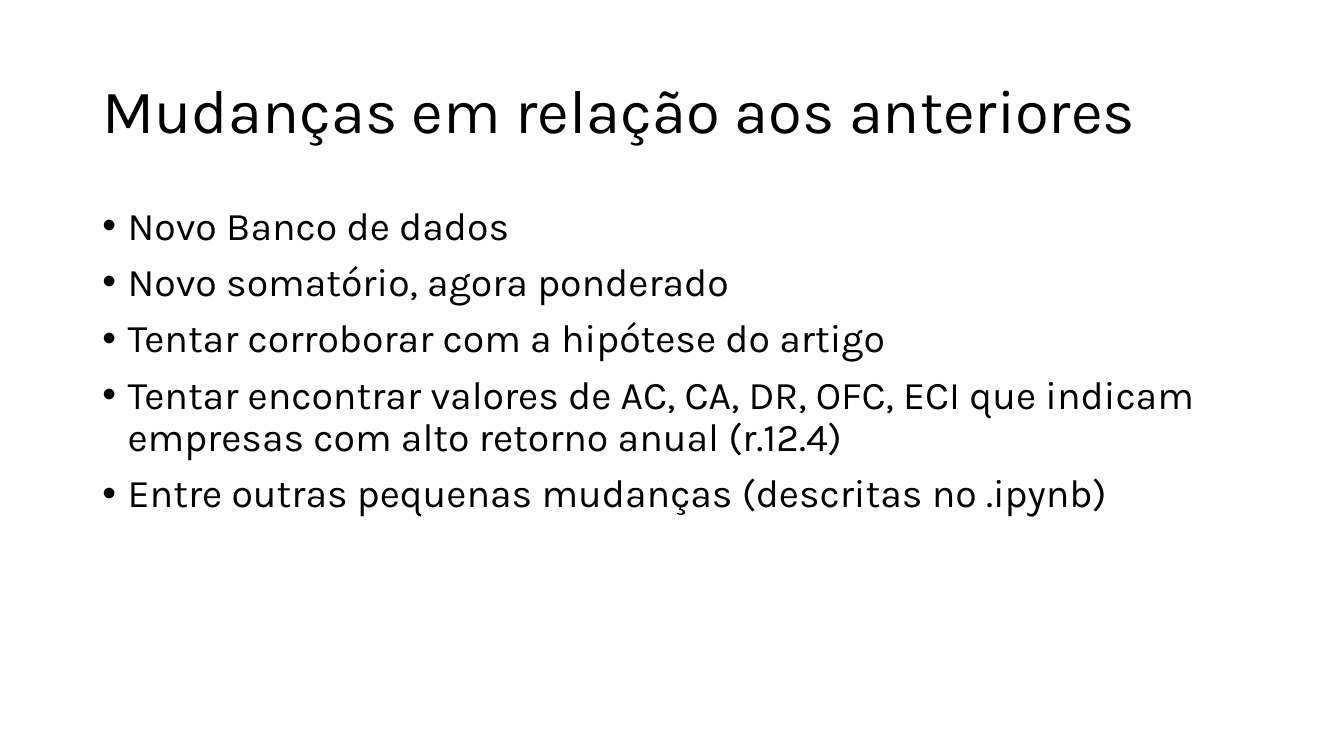
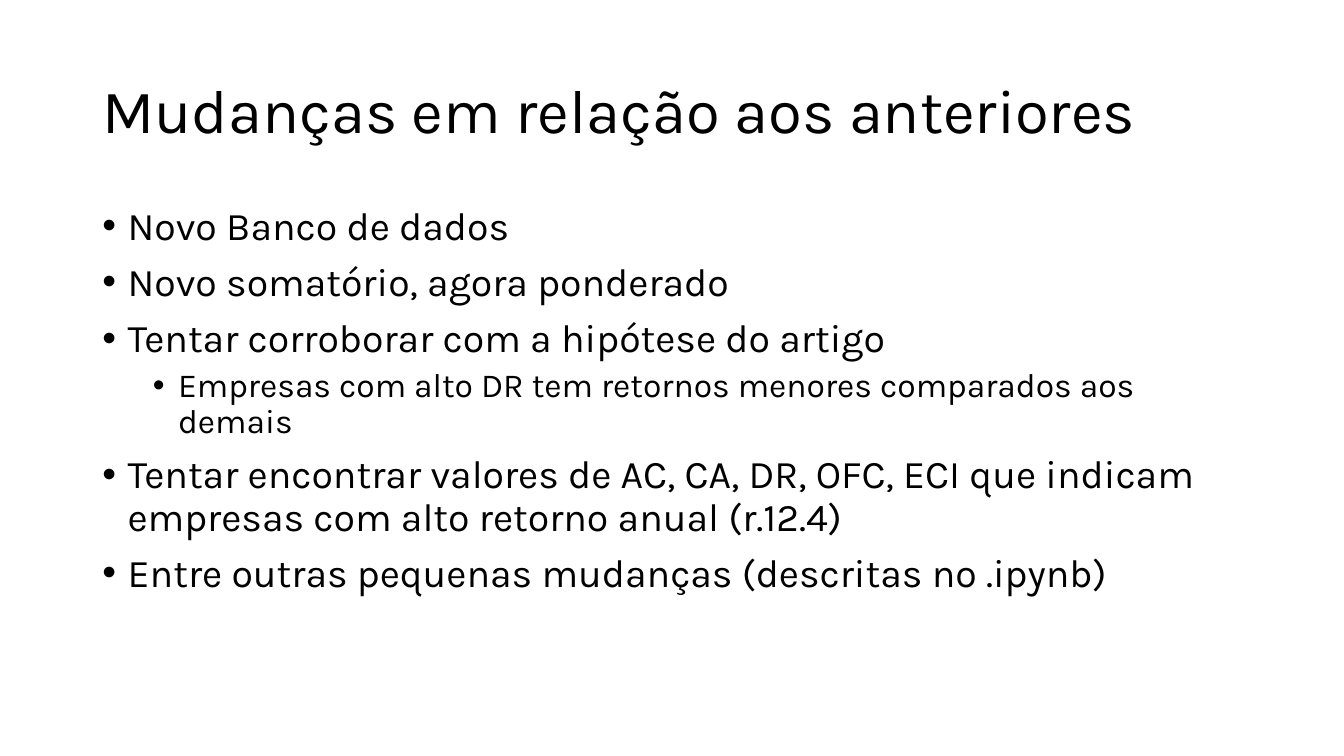
Before and after one commit to Yurovskyy/TPF, a slide deck: slide 2 of trabalhofinal.pptx. Drawn at 1344x756 pixels with LibreOffice and Linux fonts; fonts in the diff are those of the drawing. Boxes give left, top, right and bottom in pixels: in the first picture for what was removed or moved away, otherwise in the second. Text is boxed around its words. In the diff, an @@ line names an element or a change of style, - is before the commit and + after.

```diff
--- a/trabalhofinal.pptx
+++ b/trabalhofinal.pptx
@@ text at <box>178,374,1134,434</box>: paragraph added @@
+  • Empresas com alto DR tem retornos menores comparados aos demais
```
Also in this commit, not shown: 14 slides added, 1 other file.
